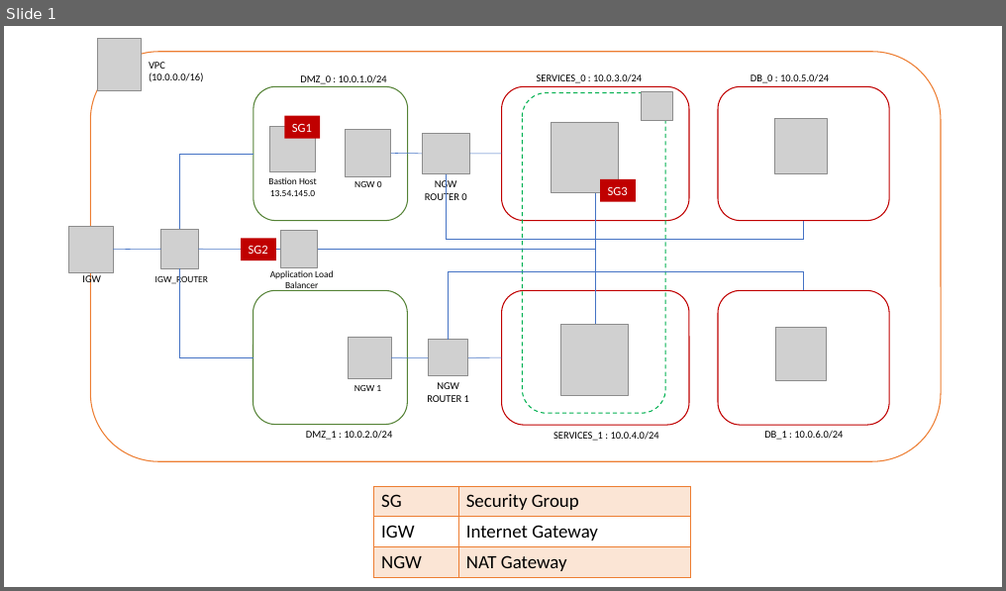
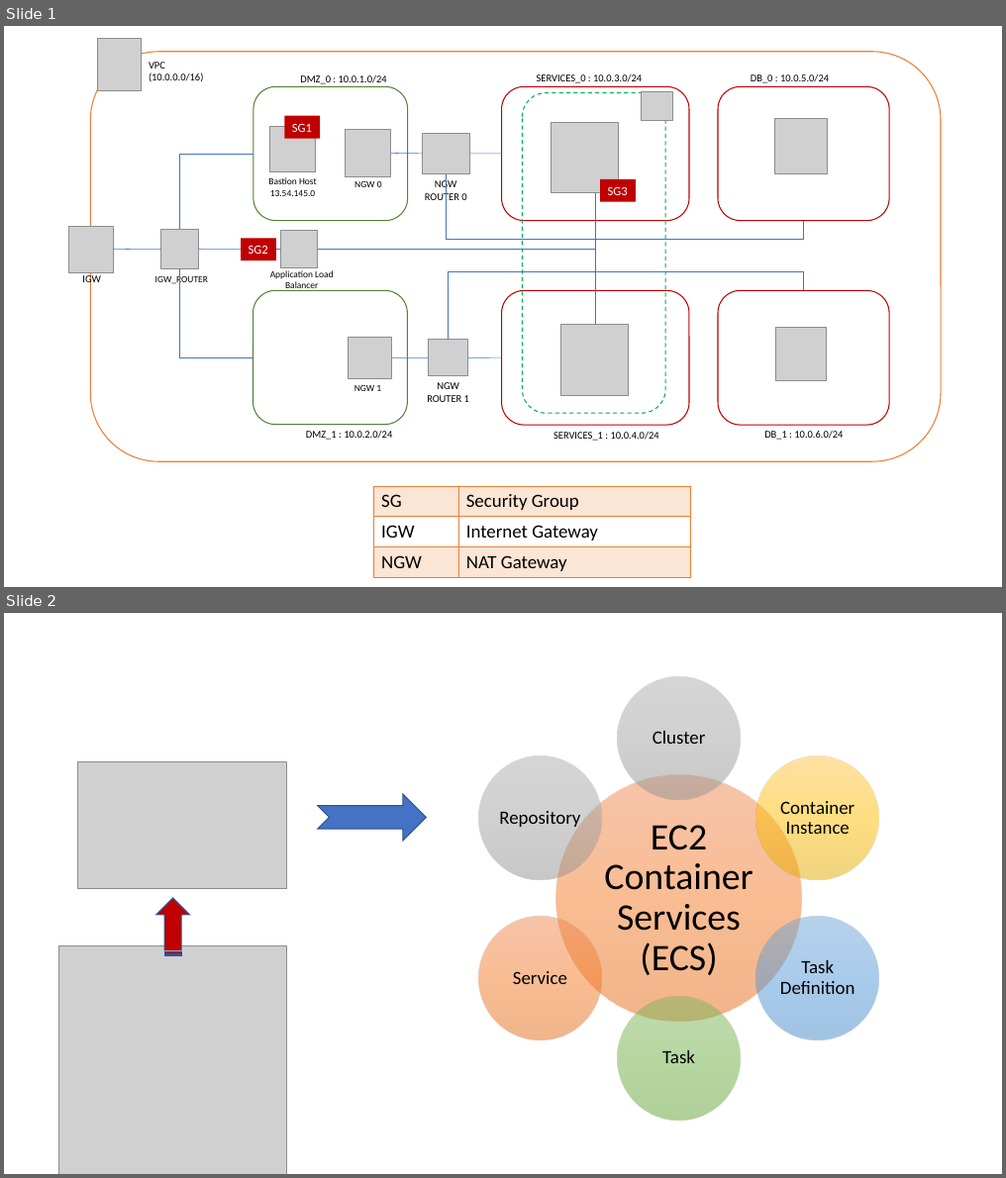
Before and after one commit to dtl-open/BeePower, a slide deck: Designs/Architecture.pptx. Shown one above the other, each under a label of ours: slide 1 before the commit, slides 1 and 2 after it. The pictures are 1006x591 and 1006x1178 pixels, drawn with LibreOffice and Linux fonts; fonts in the diff are those of the drawing; grey boxes stand for pictures. Boxes give left, top, right and bottom in pixels: in the first picture for what was removed or moved away, otherwise in the second. Text is boxed around its words. In the diff, an @@ line names an element or a change of style, - is before the commit and + after.

```diff
--- a/Designs/Architecture.pptx
+++ b/Designs/Architecture.pptx
@@ slide 2 added at box(4, 613, 1002, 1174), background #FFFFFF @@
@@ picture added at box(78, 761, 287, 889) @@
@@ notched right arrow added at box(318, 794, 426, 841), fill #4472C4, outline #325491 1 pt @@
@@ group added at box(478, 676, 879, 1120): 7 ellipses, 7 texts @@
+EC2 Container Services (ECS)
+Cluster
+Container Instance
+Task Definition
+Task
+Service
+Repository
@@ striped right arrow added at box(156, 898, 190, 956), fill #C00000, outline #325491 1 pt @@
@@ picture added at box(58, 947, 287, 1174) @@
```
Also in this commit, not shown: 42 other files.
